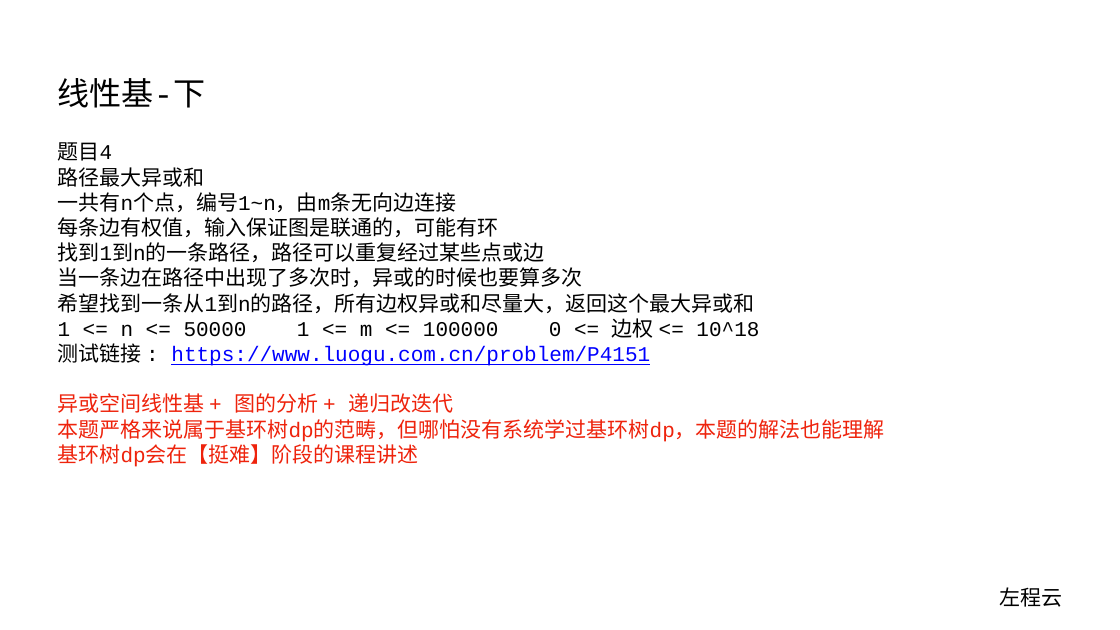
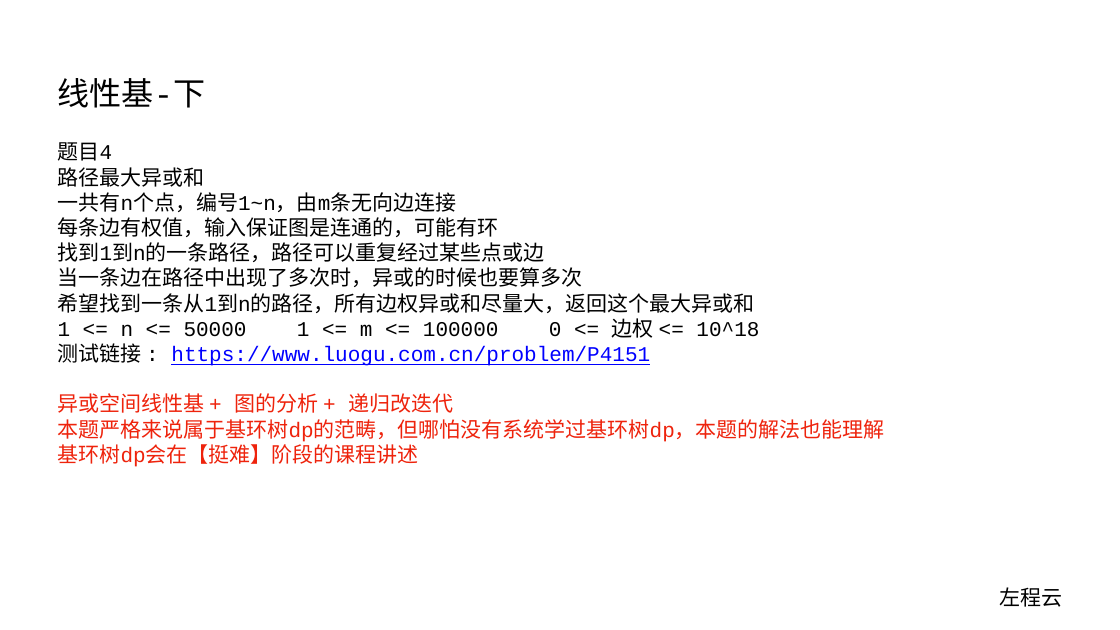
Before and after one commit to algorithmzuo/algorithm-journey, a slide deck: slide 5 of ppt/算法讲解137【扩展】线性基-下.pptx. Drawn at 1120x630 pixels with LibreOffice and Linux fonts; fonts in the diff are those of the drawing. Boxes give left, top, right and bottom in pixels: in the first picture for what was removed or moved away, otherwise in the second. Text is boxed around its words. In the diff, an @@ line names an element or a change of style, - is before the commit and + after.

```diff
--- a/ppt/算法讲解137【扩展】线性基-下.pptx
+++ b/ppt/算法讲解137【扩展】线性基-下.pptx
@@ text at [58,217,499,237]: text changed @@
-每条边有权值，输入保证图是联通的，可能有环
+每条边有权值，输入保证图是连通的，可能有环
```
Also in this commit, not shown: 15 other files.
